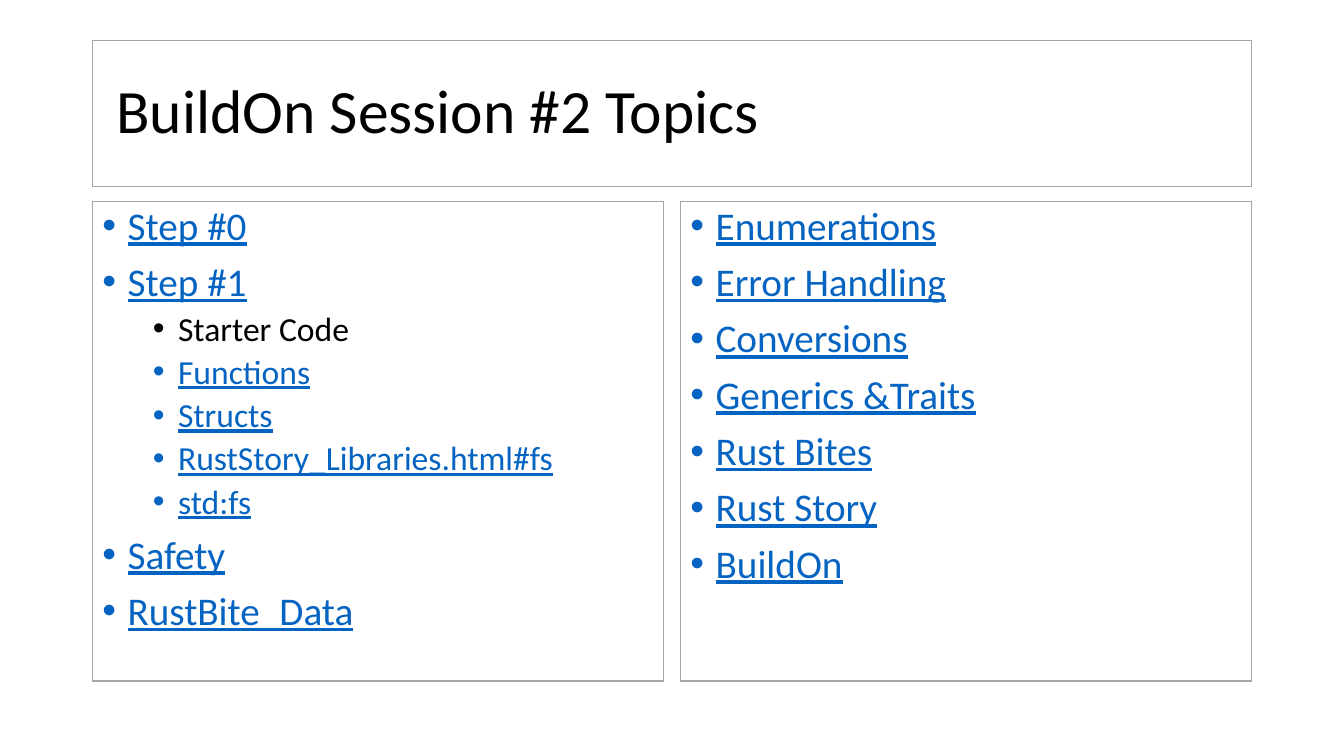
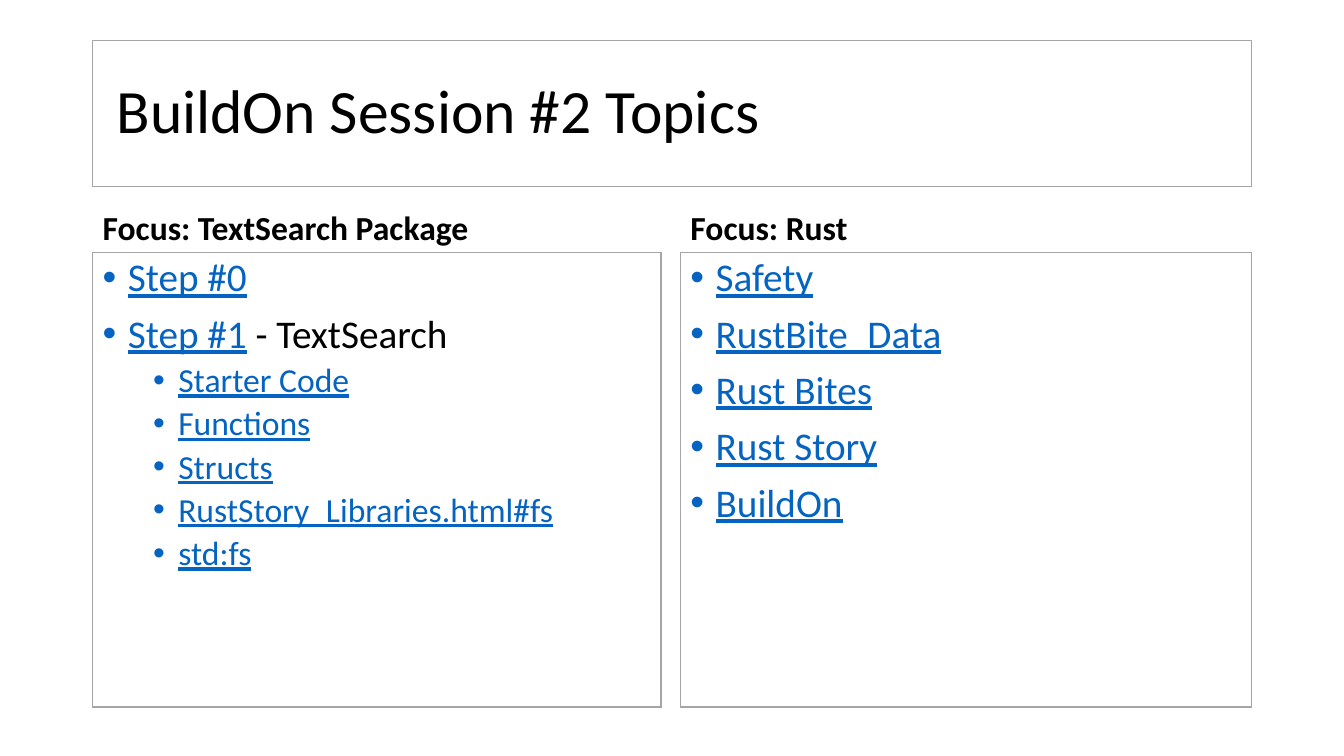
Before and after one commit to JimFawcett/JimFawcett.github.io, a slide deck: slide 6 of Resources/Build-On-2.pptx. Drawn at 1344x756 pixels with LibreOffice and Linux fonts; fonts in the diff are those of the drawing. Boxes give left, top, right and bottom in pixels: in the first picture for what was removed or moved away, otherwise in the second. Text is boxed around its words. In the diff, an @@ line names an element or a change of style, - is before the commit and + after.

```diff
--- a/Resources/Build-On-2.pptx
+++ b/Resources/Build-On-2.pptx
@@ text added at box(103, 216, 469, 246), 24 pt, text #000000, bold @@
+Focus: TextSearch Package
@@ text added at box(690, 218, 848, 241), 24 pt, text #000000, bold @@
+Focus: Rust
@@ text "Step #0": place and size @@
-text "Step #0" at box(93, 202, 664, 682)
+text "Step #0" at box(93, 253, 661, 708)
@@ text "Safety": place and size @@
-text "Safety" at box(681, 202, 1252, 682)
+text "Safety" at box(681, 253, 1252, 708)
@@ text at box(716, 264, 942, 354): text changed @@
-• Enumerations
-• Error Handling
-• Conversions
-• Generics &Traits
+• Safety
+• RustBite_Data
@@ text at box(128, 320, 447, 355): text changed; text colour #0563C1 to #000000 @@
-• Step #1
+• Step #1 - TextSearch
@@ text at box(178, 368, 349, 398): text colour #000000 to #0563C1, underline on in "Starter Code" @@
@@ text at box(128, 542, 354, 631): paragraphs removed @@
-• Safety
-• RustBite_Data
```
Also in this commit, not shown: 1 other slide changed, 1 other file.
